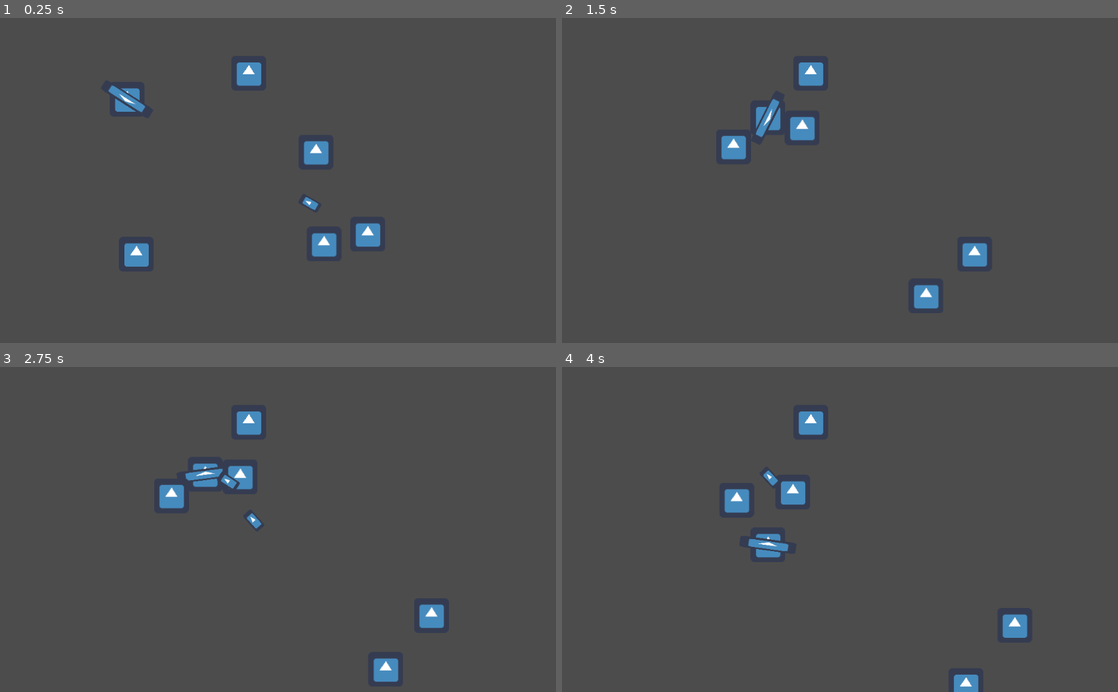
Above: before the commit, frames 1-4 (two rows, left to right).
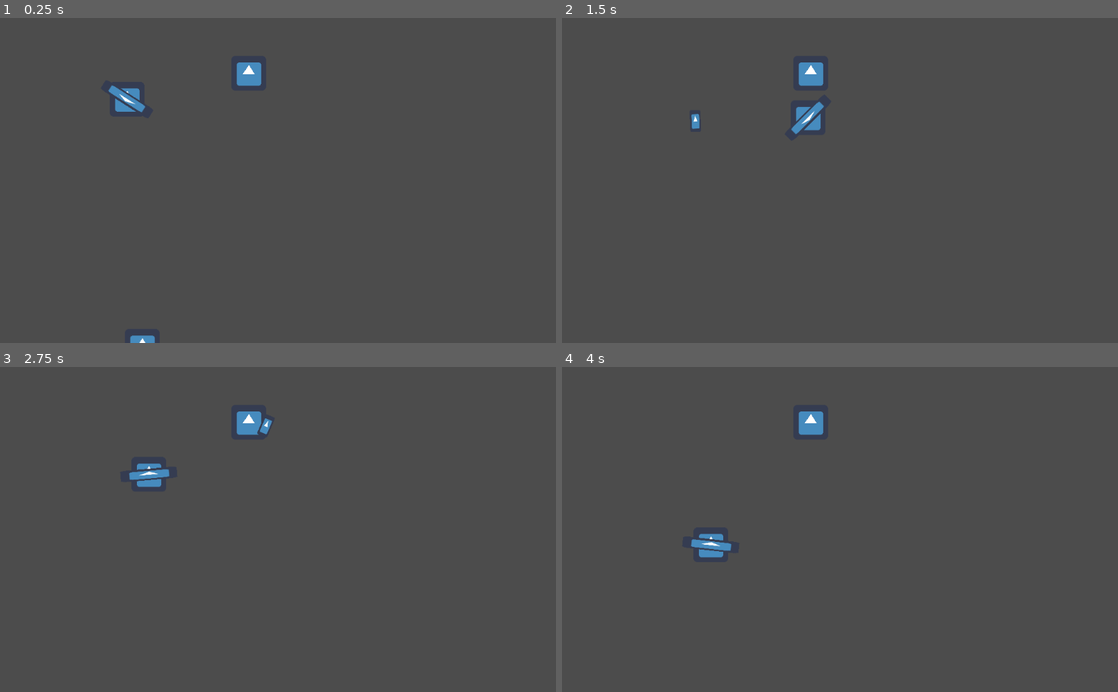
Above: after the commit, the same moments.

Repository: Milarkins/BUJ
Game: Godot game, scene res://Node2D.tscn
The game is run twice, just before and just after one commit, with the same random seed, the same clock (stepped at 60 frames per second) and the same inputs. The engine's default icon, where the game draws it, is replaced by a stand-in: a white triangle on a blue panel in a dark square.
Inputs (mouse positions are in pixels of both pictures, inside the frame that each line leads up to):
- Up to frame 1 (0.25 s): no input
- Up to frame 2 (1.5 s): move the mouse to (962, 164) at 0.52 s; hold D (D) 0.53-1.28 s; tap S (S) at 0.8, 1.35 s; move the mouse to (728, 196) at 1.27 s
- Up to frame 3 (2.75 s): tap D (D) at 1.55 s; move the mouse to (333, 458) at 2.02 s; hold A (A) from 2.03 s (still down); tap S (S) at 2.3 s
- Up to frame 4 (4 s): move the mouse to (812, 594) at 2.77 s; release A (A) at 2.78 s; click (812, 594) at 2.85 s; tap D (D) at 3.05 s; move the mouse to (1006, 578) at 3.52 s; hold S (S) from 3.53 s (still down); right-click (1006, 578) at 3.6 s

The runs differ from the first frame. In frame 1, 1.5% of the frame differs, in the area x 22-69%, y 37-100%; in frame 2, 1.8%; in frame 3, 2.1%, in the area x 23-80%, y 15-98%; in frame 4, 2.0%.

Commit message:
Spawning!
Signed-off-by: Mischa Larkins <Mischalarkins06@gmail.com>

Diff:
--- a/Enemies/Enemy.gd
+++ b/Enemies/Enemy.gd
@@ -2,6 +2,7 @@
 class_name enemy
 
 export(int, "Hunter", "Dog") var type
+onready var type_num : int = rand_range(0,2)
 onready var player = get_tree().get_nodes_in_group("Player")
 var health = 100
 
@@ -22,6 +23,9 @@
 
 var current_state = hunter.Move
 export(float) var speed = 100
+
+func _ready():
+	type = type_num
 
 func _process(delta):
 	health = clamp(health, 0, 100)
--- a/Node2D.tscn
+++ b/Node2D.tscn
@@ -2,7 +2,7 @@
 
 [ext_resource path="res://Player/Player.tscn" type="PackedScene" id=1]
 [ext_resource path="res://Pickup.tscn" type="PackedScene" id=2]
-[ext_resource path="res://Enemies/Enemy.tscn" type="PackedScene" id=3]
+[ext_resource path="res://Spawner.tscn" type="PackedScene" id=3]
 [ext_resource path="res://icon.png" type="Texture" id=4]
 [ext_resource path="res://Bullets/Explosion.tscn" type="PackedScene" id=5]
 
@@ -11,24 +11,10 @@
 [node name="Player" parent="." instance=ExtResource( 1 )]
 position = Vector2( 234, 150 )
 
-[node name="Enemy" parent="." instance=ExtResource( 3 )]
-position = Vector2( 582, 402 )
-
-[node name="Enemy2" parent="." instance=ExtResource( 3 )]
-position = Vector2( 672, 400 )
-
-[node name="Enemy3" parent="." instance=ExtResource( 3 )]
-position = Vector2( 630, 261 )
-type = 1
-speed = 200.0
-
-[node name="Enemy4" parent="." instance=ExtResource( 3 )]
-position = Vector2( 254, 486 )
-type = 1
-speed = 200.0
-
 [node name="Pickup" parent="." instance=ExtResource( 2 )]
 position = Vector2( 458, 102 )
 item_visual = ExtResource( 4 )
 item = ExtResource( 5 )
 cooldown_time = 0.1
+
+[node name="Spawner" parent="." instance=ExtResource( 3 )]
--- /dev/null
+++ b/Spawner.gd
@@ -0,0 +1,23 @@
+extends Node2D
+
+onready var enemy_path = load("res://Enemies/Enemy.tscn")
+onready var view = get_viewport_rect().size
+
+func _ready():
+	set_spawn_delay(5)
+	randomize()
+
+func _process(delta):
+	if $Delay.is_stopped():
+		var baddie = enemy_path.instance()
+
+		baddie.global_position = Vector2(
+			rand_range(0, view.x),
+			rand_range(0, view.y)
+		)
+
+		get_tree().current_scene.add_child(baddie)
+		$Delay.start()
+
+func set_spawn_delay(time):
+	$Delay.wait_time = time
--- /dev/null
+++ b/Spawner.tscn
@@ -0,0 +1,9 @@
+[gd_scene load_steps=2 format=2]
+
+[ext_resource path="res://Spawner.gd" type="Script" id=1]
+
+[node name="Spawner" type="Node2D"]
+script = ExtResource( 1 )
+
+[node name="Delay" type="Timer" parent="."]
+one_shot = true
